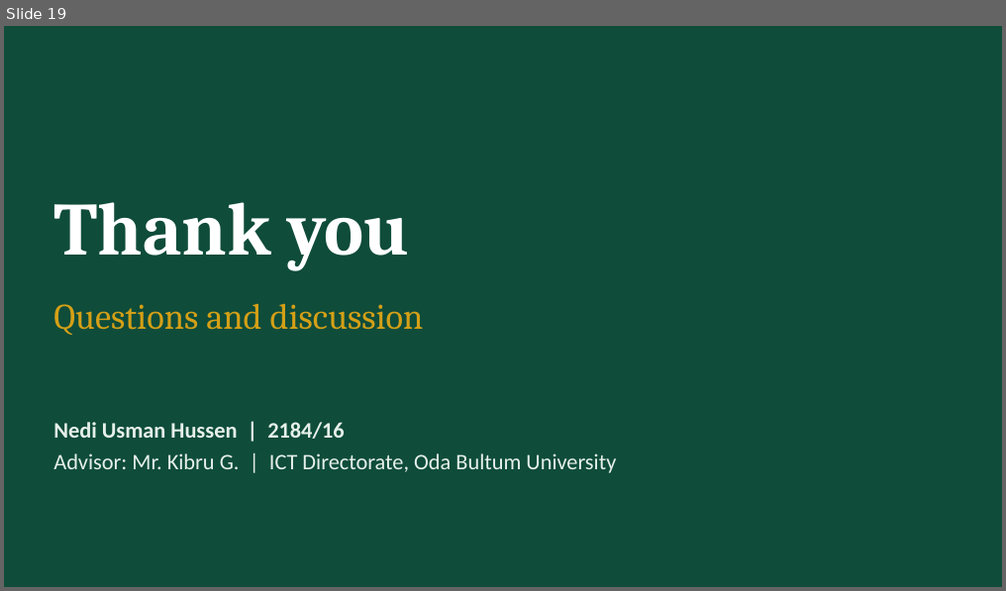
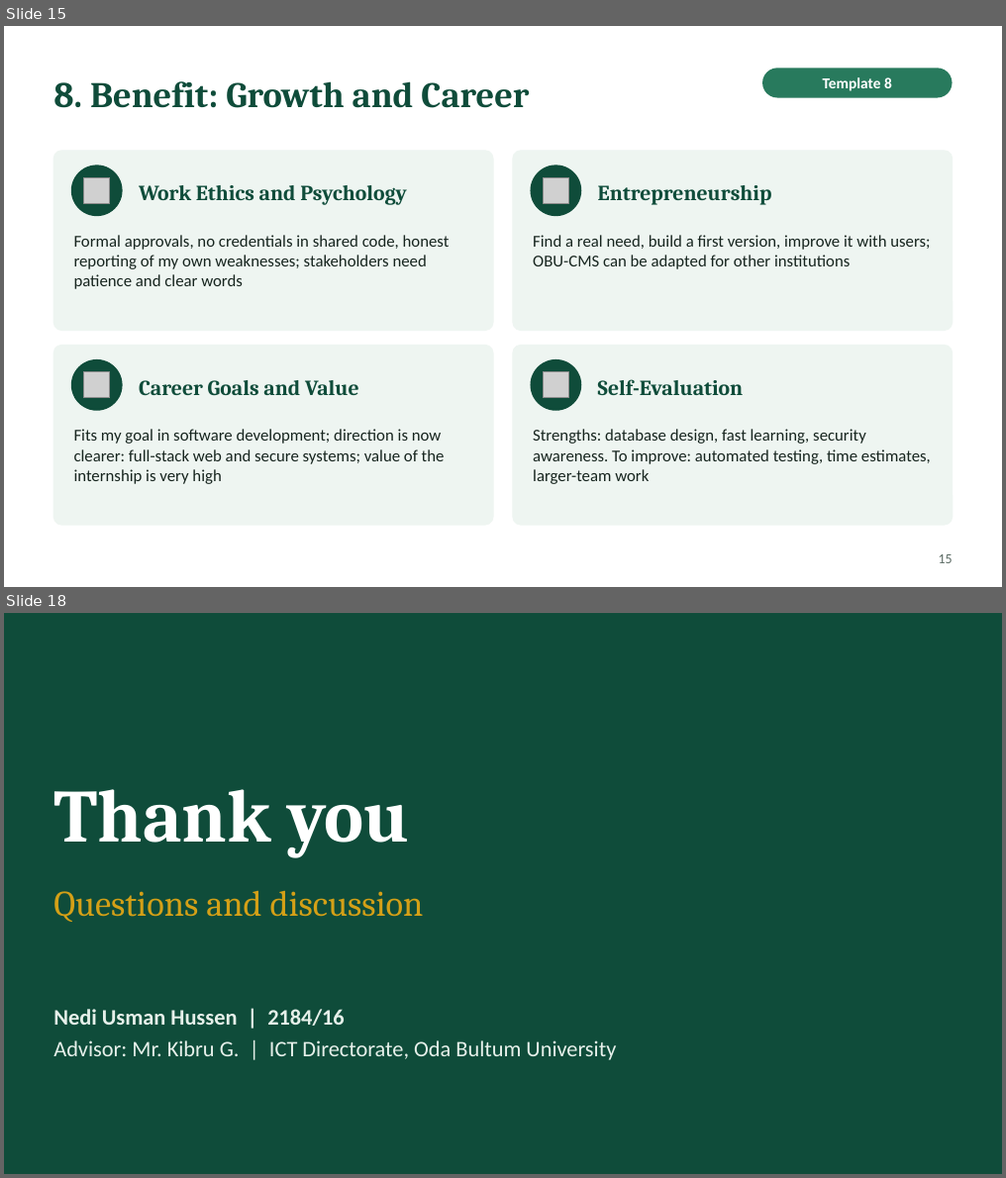
Before and after one commit to Nediusman/OBU-Intern, a slide deck: document/OBU-CMS_Presentation.pptx. Shown one above the other, each under a label of ours: slide 19 before the commit, slides 15 and 18 after it; the slides between them are not shown. The pictures are 1006x591 and 1006x1178 pixels, drawn with LibreOffice and Linux fonts; fonts in the diff are those of the drawing; grey boxes stand for pictures. Boxes give left, top, right and bottom in pixels: in the first picture for what was removed or moved away, otherwise in the second. Text is boxed around its words. In the diff, an @@ line names an element or a change of style, - is before the commit and + after.

```diff
--- a/document/OBU-CMS_Presentation.pptx
+++ b/document/OBU-CMS_Presentation.pptx
@@ slide 15 added at [4, 26, 1002, 587], background #FFFFFF @@
@@ title added at [54, 81, 529, 108], 26 pt, text #0F4C3A, bold @@
+8. Benefit: Growth and Career
@@ rounded rectangle added at [762, 68, 952, 98], fill #287A5D, 11 pt, text #FFFFFF, bold @@
+Template 8
@@ rounded rectangle added at [54, 151, 493, 330], fill #EEF5F1, outline #EEF5F1 1 pt @@
@@ ellipse added at [72, 166, 122, 216], fill #0F4C3A, outline #0F4C3A 1 pt @@
@@ rounded rectangle added at [513, 151, 952, 330], fill #EEF5F1, outline #EEF5F1 1 pt @@
@@ ellipse added at [531, 166, 581, 216], fill #0F4C3A, outline #0F4C3A 1 pt @@
@@ picture added at [84, 177, 110, 203] @@
@@ text added at [139, 185, 407, 205], 15.5 pt, text #0F4C3A, bold @@
+Work Ethics and Psychology
@@ picture added at [543, 177, 569, 203] @@
@@ text added at [598, 185, 772, 205], 15.5 pt, text #0F4C3A, bold @@
+Entrepreneurship
@@ text added at [74, 235, 450, 289], 12 pt, text #17251F @@
+Formal approvals, no credentials in shared code, honest reporting of my own weaknesses; stakeholders need patience and clear words
@@ text added at [533, 235, 930, 270], 12 pt, text #17251F @@
+Find a real need, build a first version, improve it with users; OBU-CMS can be adapted for other institutions
@@ rounded rectangle added at [54, 346, 493, 525], fill #EEF5F1, outline #EEF5F1 1 pt @@
@@ rounded rectangle added at [513, 346, 952, 525], fill #EEF5F1, outline #EEF5F1 1 pt @@
@@ ellipse added at [72, 361, 122, 410], fill #0F4C3A, outline #0F4C3A 1 pt @@
@@ picture added at [84, 372, 110, 398] @@
@@ text added at [139, 380, 359, 396], 15.5 pt, text #0F4C3A, bold @@
+Career Goals and Value
@@ ellipse added at [531, 361, 581, 410], fill #0F4C3A, outline #0F4C3A 1 pt @@
@@ picture added at [543, 372, 569, 398] @@
@@ text added at [598, 379, 744, 395], 15.5 pt, text #0F4C3A, bold @@
+Self-Evaluation
@@ text added at [74, 429, 445, 484], 12 pt, text #17251F @@
+Fits my goal in software development; direction is now clearer: full-stack web and secure systems; value of the internship is very high
@@ text added at [533, 429, 931, 484], 12 pt, text #17251F @@
+Strengths: database design, fast learning, security awareness. To improve: automated testing, time estimates, larger-team work
@@ page number added at [939, 555, 952, 564], 10 pt, text #5B6B64 @@
+15
@@ what was slide 19 is now slide 18 @@
```
Also in this commit, not shown: 5 slides changed, 11 other slides added, 13 slides removed, 25 other files.
